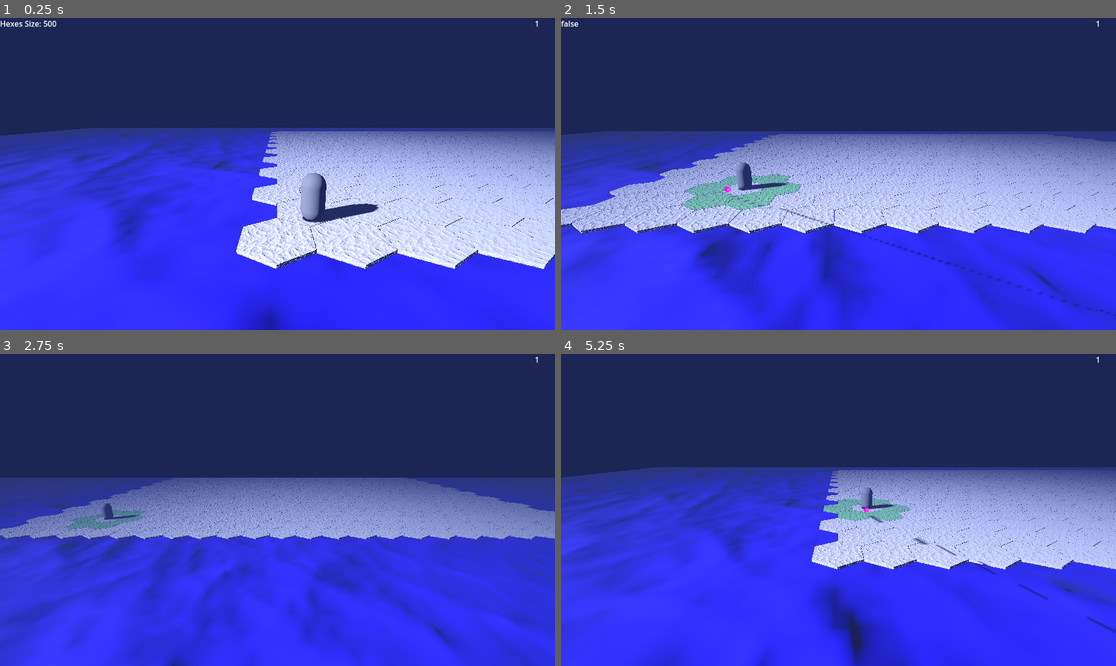
Above: before the commit, frames 1-4 (two rows, left to right).
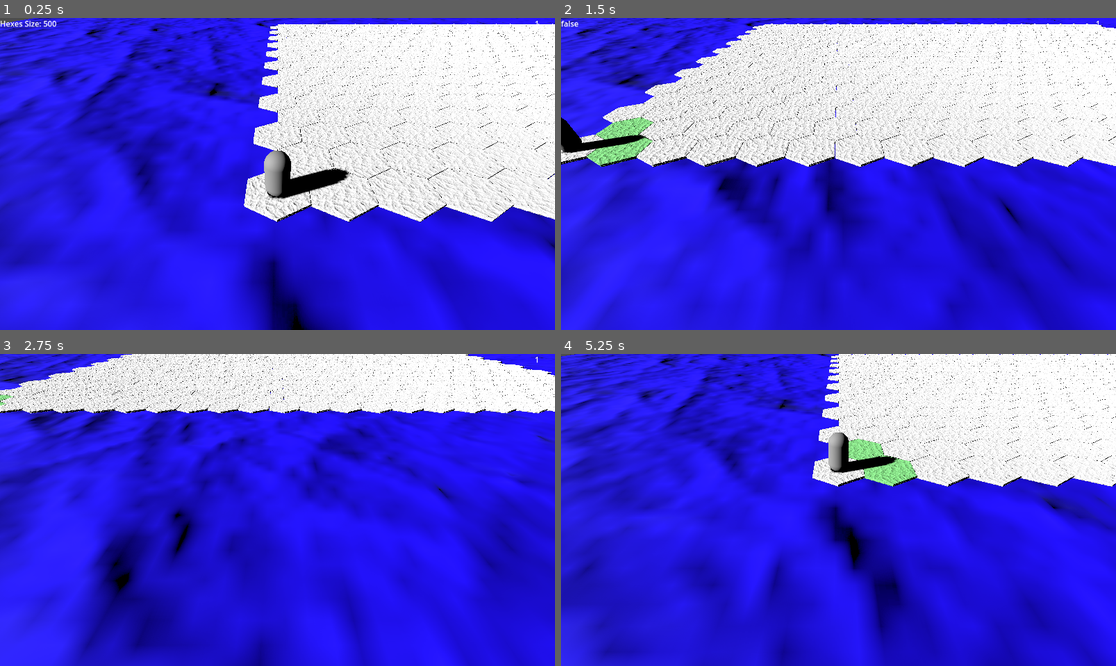
Above: after the commit, the same moments.

Repository: hwesta2001/godot_00
Game: Godot game, scene res://scenes/scn_00.tscn
Two runs of this game, one before a commit and one after it. Both use one fixed random seed, a clock stepped at 60 frames per second and the inputs below.
Inputs (mouse positions are in pixels of both pictures, inside the frame that each line leads up to):
- Up to frame 1 (0.25 s): no input
- Up to frame 2 (1.5 s): move the mouse to (960, 158) at 0.52 s; hold D (right) 0.53-1.28 s; hold Mouse wheel down (cam_down, bound only after the commit) 0.53-1.28 s; click (960, 158) at 0.67 s; tap Q (cam_down, bound only before the commit) at 0.8, 1.35 s; move the mouse to (727, 189) at 1.27 s; hold S (down) from 1.28 s (still down); click (727, 189) at 1.42 s
- Up to frame 3 (2.75 s): tap Mouse wheel up (cam_up, bound only after the commit) at 1.55 s; move the mouse to (333, 441) at 2.02 s; release S (down) at 2.03 s; hold D (right) from 2.03 s (still down); hold Mouse wheel up (cam_up, bound only after the commit) from 2.03 s (still down); click (333, 441) at 2.17 s; tap E (cam_up, bound only before the commit) at 2.3 s
- Up to frame 4 (5.25 s): move the mouse to (810, 572) at 2.77 s; release D (right) at 2.78 s; release Mouse wheel up (cam_up, bound only after the commit) at 2.78 s; hold W (up) 2.78-3.53 s; tap E (cam_up, bound only before the commit) at 2.85 s; click (810, 572) at 2.92 s; tap Mouse wheel down (cam_down, bound only after the commit) at 3.05 s; move the mouse to (1005, 556) at 3.52 s; hold Mouse wheel down (cam_down, bound only after the commit) 3.53-4.28 s; hold A (left) 3.53-5.03 s; click (1005, 556) at 3.67 s; tap Q (cam_down, bound only before the commit) at 3.8, 4.35 s; move the mouse to (672, 463) at 4.27 s; click (672, 463) at 4.42 s; tap Mouse wheel up (cam_up, bound only after the commit) at 4.55 s; move the mouse to (866, 510) at 5.02 s; hold S (down) from 5.03 s (still down); hold Mouse wheel up (cam_up, bound only after the commit) from 5.03 s (still down); click (866, 510) at 5.17 s

The runs differ from the first frame. In frame 1, 91% of the frame differs, in the area x 0-100%, y 0-100%; in frame 2, 94%; in frame 3, 98%; in frame 4, 98%.
Error after the commit: Invalid call. Nonexistent function 'project_ray_origin' in base 'Node3D (camera_3d.gd)'. (res://scripts/cam_ray.gd:14)

Commit message:
ca

Diff:
--- a/gfx/mat/ray.tres
+++ b/gfx/mat/ray.tres
@@ -1,12 +1,11 @@
-[gd_resource type="StandardMaterial3D" load_steps=2 format=3 uid="uid://cwcc3485k1si1"]
-
-[ext_resource type="Texture2D" uid="uid://d322q633nlmio" path="res://gfx/texture/yer_norm.tres" id="1_3ko8y"]
+[gd_resource type="StandardMaterial3D" format=3 uid="uid://cwcc3485k1si1"]
 
 [resource]
+transparency = 1
 cull_mode = 2
-albedo_color = Color(1, 0, 1, 1)
-emission_enabled = true
-emission = Color(1, 0, 1, 1)
-emission_energy_multiplier = 1.56
-normal_texture = ExtResource("1_3ko8y")
+shading_mode = 0
+diffuse_mode = 1
+specular_mode = 2
+disable_ambient_light = true
+albedo_color = Color(0, 1, 0.235294, 1)
 disable_receive_shadows = true
--- a/project.godot
+++ b/project.godot
@@ -58,12 +58,12 @@
 }
 cam_up={
 "deadzone": 0.5,
-"events": [Object(InputEventKey,"resource_local_to_scene":false,"resource_name":"","device":-1,"window_id":0,"alt_pressed":false,"shift_pressed":false,"ctrl_pressed":false,"meta_pressed":false,"pressed":false,"keycode":0,"physical_keycode":69,"key_label":0,"unicode":101,"echo":false,"script":null)
+"events": [Object(InputEventMouseButton,"resource_local_to_scene":false,"resource_name":"","device":-1,"window_id":0,"alt_pressed":false,"shift_pressed":false,"ctrl_pressed":false,"meta_pressed":false,"button_mask":8,"position":Vector2(160, 24),"global_position":Vector2(164, 67),"factor":1.0,"button_index":4,"canceled":false,"pressed":true,"double_click":false,"script":null)
 ]
 }
 cam_down={
 "deadzone": 0.5,
-"events": [Object(InputEventKey,"resource_local_to_scene":false,"resource_name":"","device":-1,"window_id":0,"alt_pressed":false,"shift_pressed":false,"ctrl_pressed":false,"meta_pressed":false,"pressed":false,"keycode":81,"physical_keycode":81,"key_label":81,"unicode":113,"echo":false,"script":null)
+"events": [Object(InputEventMouseButton,"resource_local_to_scene":false,"resource_name":"","device":-1,"window_id":0,"alt_pressed":false,"shift_pressed":false,"ctrl_pressed":false,"meta_pressed":false,"button_mask":16,"position":Vector2(144, 14),"global_position":Vector2(148, 57),"factor":1.0,"button_index":5,"canceled":false,"pressed":true,"double_click":false,"script":null)
 ]
 }
 mouse_right={
--- a/scenes/camera_3d.tscn
+++ b/scenes/camera_3d.tscn
@@ -1,31 +1,17 @@
-[gd_scene load_steps=6 format=3 uid="uid://ofedqcxx4801"]
+[gd_scene load_steps=5 format=3 uid="uid://ofedqcxx4801"]
 
 [ext_resource type="Script" path="res://scripts/camera_3d.gd" id="1_g5lp6"]
 [ext_resource type="Script" path="res://scripts/cam_ray.gd" id="2_5c1k1"]
 [ext_resource type="Material" uid="uid://cwcc3485k1si1" path="res://gfx/mat/ray.tres" id="3_5ws50"]
 
-[sub_resource type="Environment" id="Environment_vwodw"]
-background_mode = 1
-background_color = Color(0.0627451, 0.0823529, 0.188235, 1)
-background_energy_multiplier = 1.74
-fog_enabled = true
-fog_light_color = Color(0.164706, 0.211765, 0.454902, 1)
-fog_density = 0.1077
-fog_height_density = 1.391
-adjustment_brightness = 1.12
-
 [sub_resource type="CapsuleMesh" id="CapsuleMesh_a8ykv"]
 material = ExtResource("3_5ws50")
 
-[node name="camera_3d" type="Camera3D"]
-transform = Transform3D(1, 0, 0, 0, 0.995219, 0.0976698, 0, -0.0976698, 0.995219, 0.0253862, 1.31586, -0.0617322)
-environment = SubResource("Environment_vwodw")
-fov = 84.375
-far = 42.47
+[node name="camera_3d" type="Node3D"]
+transform = Transform3D(1, 0, 0, 0, 1, 0, 0, 0, 1, 0, 0, 0)
 script = ExtResource("1_g5lp6")
 
 [node name="cam_ray" type="RayCast3D" parent="."]
-transform = Transform3D(1, 0, 0, 0, 0.978774, -0.20494, 0, 0.20494, 0.978774, 0, 0, 0)
 enabled = false
 target_position = Vector3(0, 0, -500)
 collision_mask = 32
@@ -40,7 +26,12 @@
 mesh = SubResource("CapsuleMesh_a8ykv")
 
 [node name="Timer" type="Timer" parent="cam_ray"]
-wait_time = 0.489
+wait_time = 0.204
+
+[node name="Camera3D" type="Camera3D" parent="."]
+current = true
+fov = 66.7
+far = 1000.0
 
 [connection signal="ray_mouse_pos" from="cam_ray" to="." method="_on_cam_ray_ray_mouse_pos"]
 [connection signal="timeout" from="cam_ray/Timer" to="cam_ray" method="_on_timer_timeout"]
--- a/scenes/scn_00.tscn
+++ b/scenes/scn_00.tscn
@@ -1,5 +1,6 @@
-[gd_scene load_steps=7 format=3 uid="uid://kth60p3ltb6t"]
+[gd_scene load_steps=8 format=3 uid="uid://kth60p3ltb6t"]
 
+[ext_resource type="Script" path="res://scripts/NOT.gd" id="1_fluir"]
 [ext_resource type="Script" path="res://scripts/hex.gd" id="1_yyi4o"]
 [ext_resource type="PackedScene" uid="uid://ofedqcxx4801" path="res://scenes/camera_3d.tscn" id="2_2gx40"]
 [ext_resource type="Script" path="res://scripts/LightControl.gd" id="2_6j17n"]
@@ -8,6 +9,10 @@
 [ext_resource type="Script" path="res://scripts/UnitMover.gd" id="5_moqpe"]
 
 [node name="scn_00" type="Node3D"]
+
+[node name="NOTLAR****" type="Node" parent="."]
+script = ExtResource("1_fluir")
+Not = " Camera control düzenle"
 
 [node name="hexes" type="Node" parent="."]
 script = ExtResource("1_yyi4o")
@@ -19,12 +24,11 @@
 script = ExtResource("2_6j17n")
 
 [node name="Timer" type="Timer" parent="DirectionalLight3D"]
-wait_time = 0.335
+wait_time = 0.208
 autostart = true
 
 [node name="camera_3d" parent="." instance=ExtResource("2_2gx40")]
-transform = Transform3D(1, 0, 0, 0, 0.962725, 0.270483, 0, -0.270483, 0.962725, 0.0253862, 2.97675, 4.70237)
-fov = 70.0
+transform = Transform3D(1, 0, 0, 0, 0.76806, 0.640378, 0, -0.640378, 0.76806, 0, 4.617, 4.702)
 cam_rotX_speed = 0.6
 cam_rotY_speed = 0.7
 
@@ -32,11 +36,10 @@
 transform = Transform3D(106.096, 0, 0, 0, 1, 0, 0, 0, 106.096, 71, 0, -69)
 canDelete = false
 
-[node name="unitMover" type="Node" parent="."]
+[node name="unit" parent="." instance=ExtResource("4_mq623")]
+
+[node name="UnitMover" type="Node" parent="."]
 script = ExtResource("5_moqpe")
 
-[node name="unit" parent="." instance=ExtResource("4_mq623")]
-transform = Transform3D(1, 0, 0, 0, 1, 0, 0, 0, 1, 1, 0.03049, -1)
-
 [connection signal="timeout" from="DirectionalLight3D/Timer" to="DirectionalLight3D" method="_on_timer_timeout"]
-[connection signal="ray_cam_mouse" from="camera_3d" to="unitMover" method="_on_camera_3d_ray_cam_mouse"]
+[connection signal="ray_cam_mouse" from="camera_3d" to="UnitMover" method="_on_camera_3d_ray_cam_mouse"]
--- /dev/null
+++ b/scripts/NOT.gd
@@ -0,0 +1,3 @@
+extends Node
+
+@export_multiline var Not=" "
--- a/scripts/camera_3d.gd
+++ b/scripts/camera_3d.gd
@@ -1,9 +1,10 @@
-extends Camera3D
+extends Node3D
 
-#@export var cam_hight_speed = 15.0
+@export var cam_hight_speed = 20.0
 @export var speed = 13.0
 @export var cam_rotX_speed = 1.1
 @export var cam_rotY_speed = 1.1
+@onready var cam = $Camera3D
 
 var rotX: float = 0
 var rotY: float = 0
@@ -11,18 +12,19 @@
 signal ray_cam_mouse(node:Node3D)
 
 func _process(delta):
-	translate(move()*delta*speed)
+	position+=(move()*delta*speed)
 	position.y = clampf(position.y,-1,20)
+	moveUp(delta)
 
+func moveUp(delta):
+	var diry=position.y
+	if Input.is_action_just_pressed("cam_up"):
+		diry-=cam_hight_speed
+	if Input.is_action_just_pressed("cam_down"):
+		diry+=cam_hight_speed
 
-#func moveUp(delta):
-#	if Input.is_action_pressed("cam_up"):
-#		if position.y<20:
-#			position.y += delta*cam_hight_speed
-#	if Input.is_action_pressed("cam_down"):
-#		if position.y>1:
-#			position.y -= delta*cam_hight_speed
-#	position.y = clampf(position.y,1,20)
+	position.y=lerpf(position.y,diry,delta)
+	position.y = clampf(position.y,1,20)
 
 
 func move():
@@ -42,8 +44,8 @@
 	if event is InputEventMouseMotion and Input.is_mouse_button_pressed(MOUSE_BUTTON_RIGHT):
 		rotX -= event.relative.y * cam_rotX_speed
 		rotY -= event.relative.x * cam_rotY_speed
-		rotX=clampf(rotX,-89.99,60)
-		rotation.x=deg_to_rad(rotX)
+		rotX=clampf(rotX,-45,70)
+		cam.rotation.x=deg_to_rad(rotX)
 		rotation.y=deg_to_rad(rotY)
 
 
